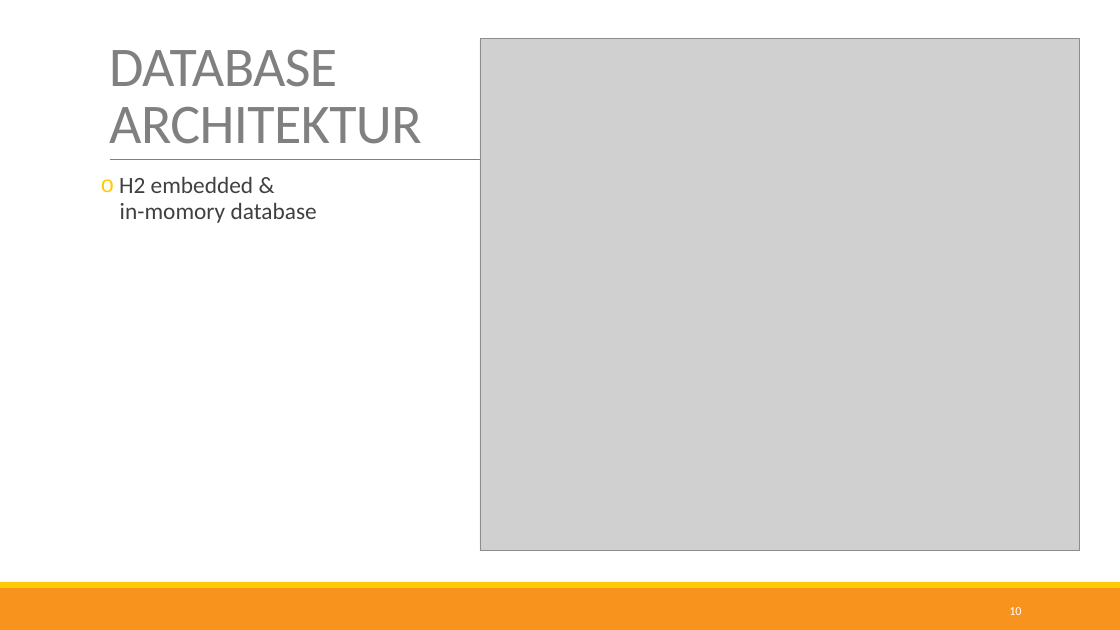
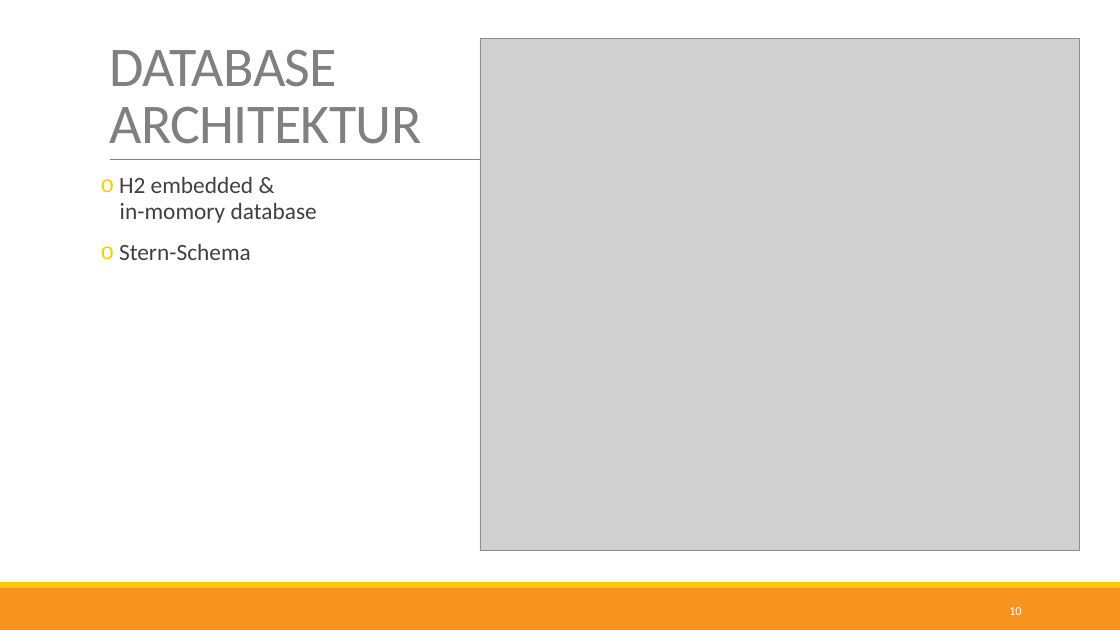
Before and after one commit to nappydevelopment/Nappy-the-ingenious-docs, a slide deck: slide 10 of Midterm-PPP.pptx. Drawn at 1120x630 pixels with LibreOffice and Linux fonts; fonts in the diff are those of the drawing; grey boxes stand for pictures. Boxes give left, top, right and bottom in pixels: in the first picture for what was removed or moved away, otherwise in the second. Text is boxed around its words. In the diff, an @@ line names an element or a change of style, - is before the commit and + after.

```diff
--- a/Midterm-PPP.pptx
+++ b/Midterm-PPP.pptx
@@ text at [119, 244, 251, 260]: paragraph added @@
+o Stern-Schema
```
Also in this commit, not shown: 1 other slide changed.
